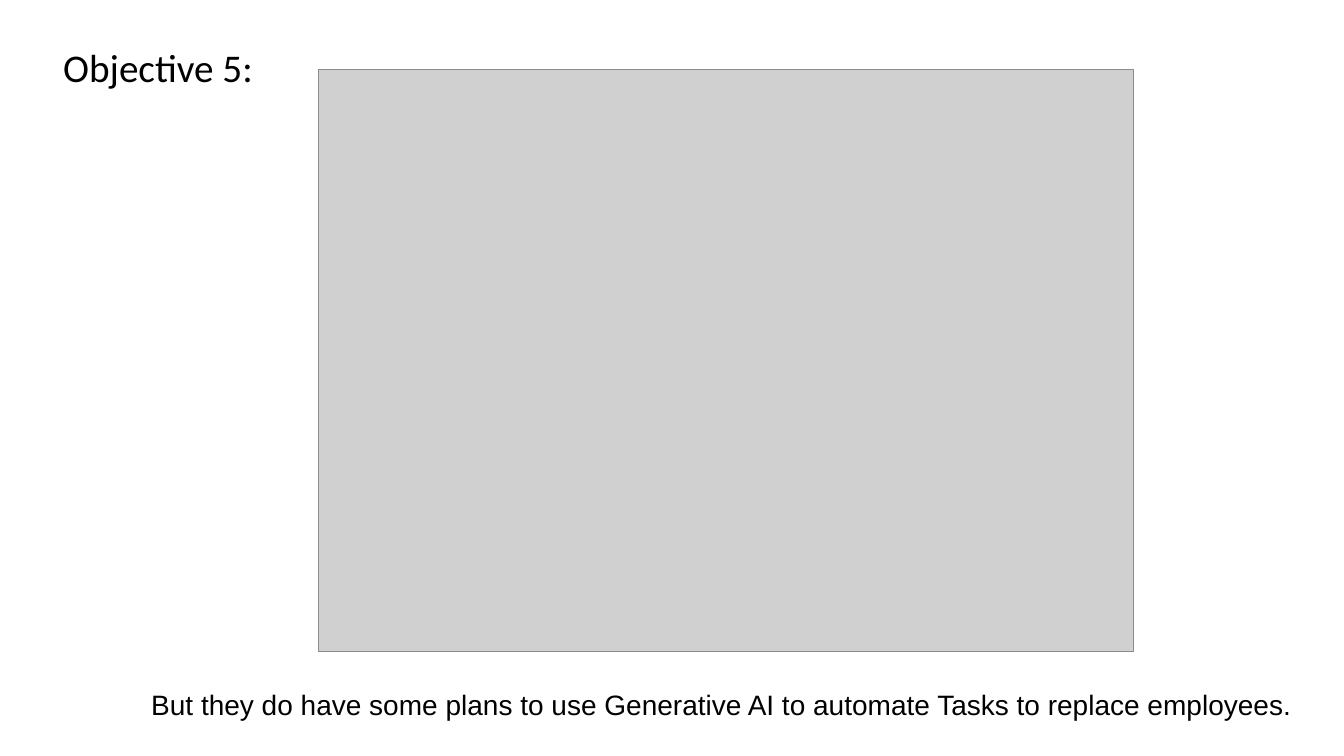
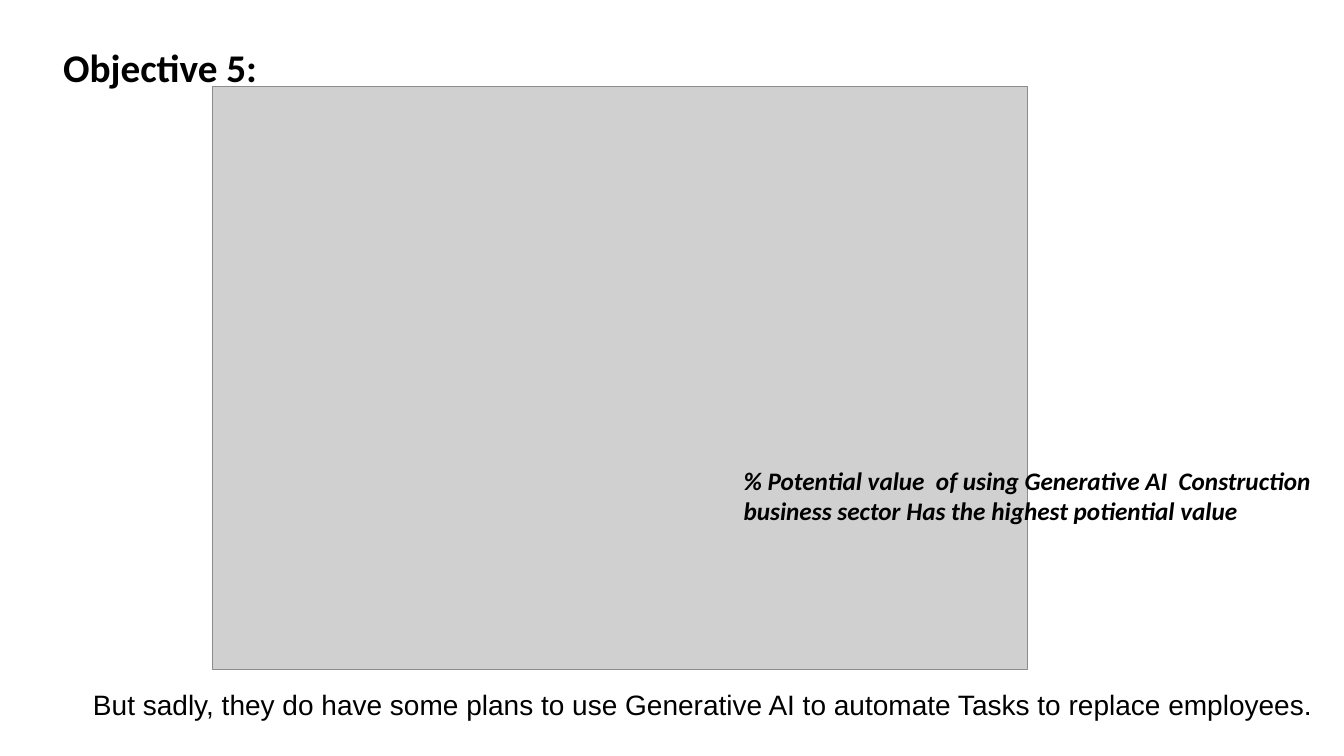
Before and after one commit to rajprasadshrestha/groupassignments, a slide deck: slide 14 of bigdatafundamentals/Presentation5.pptx. Drawn at 1344x756 pixels with LibreOffice and Linux fonts; fonts in the diff are those of the drawing; grey boxes stand for pictures. Boxes give left, top, right and bottom in pixels: in the first picture for what was removed or moved away, otherwise in the second. Text is boxed around its words. In the diff, an @@ line names an element or a change of style, - is before the commit and + after.

Commit message:
updated some files as per the objectives of the project

```diff
--- a/bigdatafundamentals/Presentation5.pptx
+++ b/bigdatafundamentals/Presentation5.pptx
@@ text "Objective 5:" at box(63, 54, 257, 92): bold on @@
@@ picture: place and size @@
-picture at box(319, 70, 1134, 652)
+picture at box(213, 87, 1028, 669)
@@ text added at box(744, 469, 1311, 526), 18 pt, text #000000, bold, italic @@
+% Potential value of using Generative AI Construction
+business sector Has the highest potiential value
@@ text at box(93, 694, 1311, 721): text changed @@
-But they do have some plans to use Generative AI to automate Tasks to replace employees.
+But sadly, they do have some plans to use Generative AI to automate Tasks to replace employees.
```
Also in this commit, not shown: 8 other slides changed, 43 other files.
